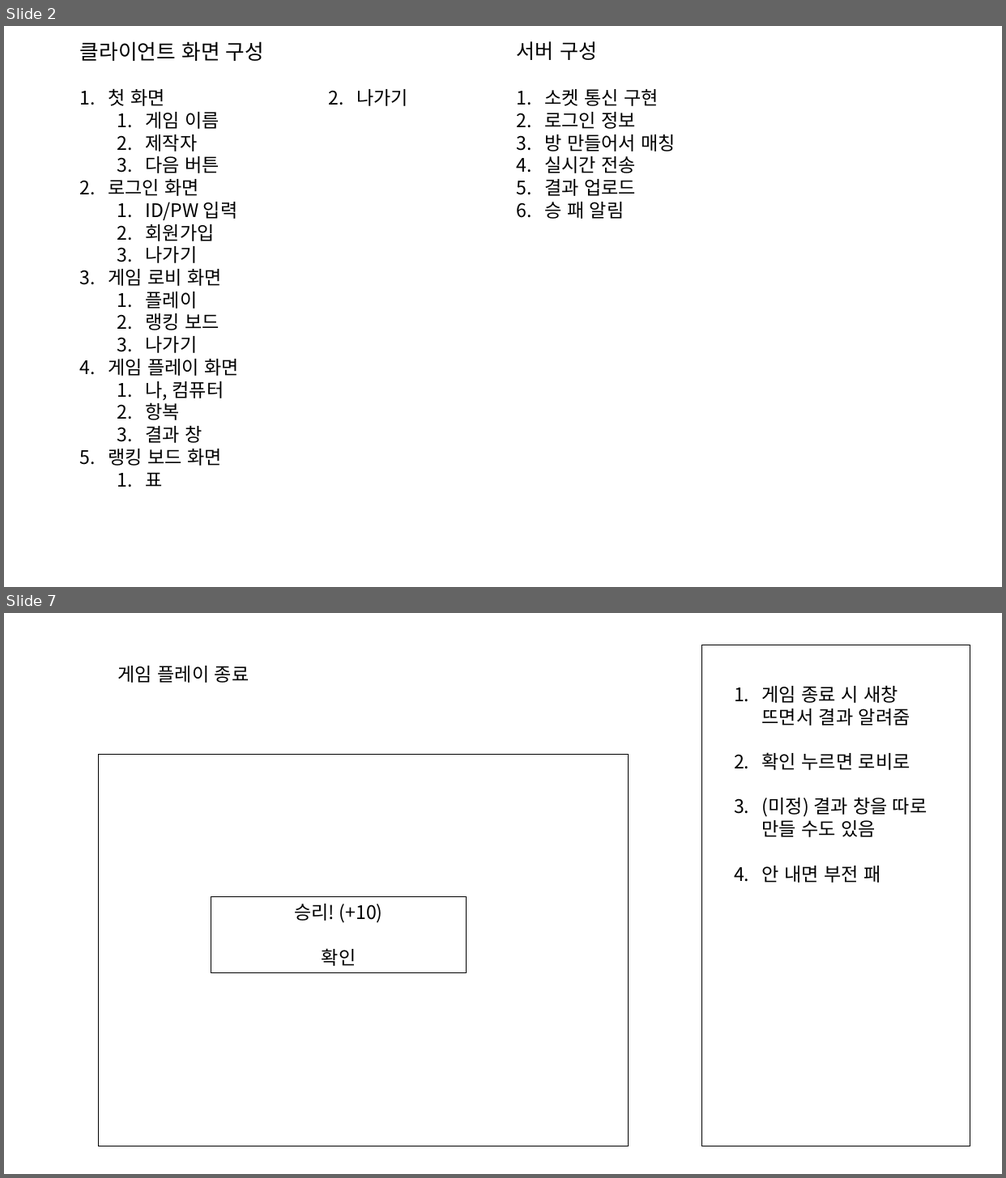
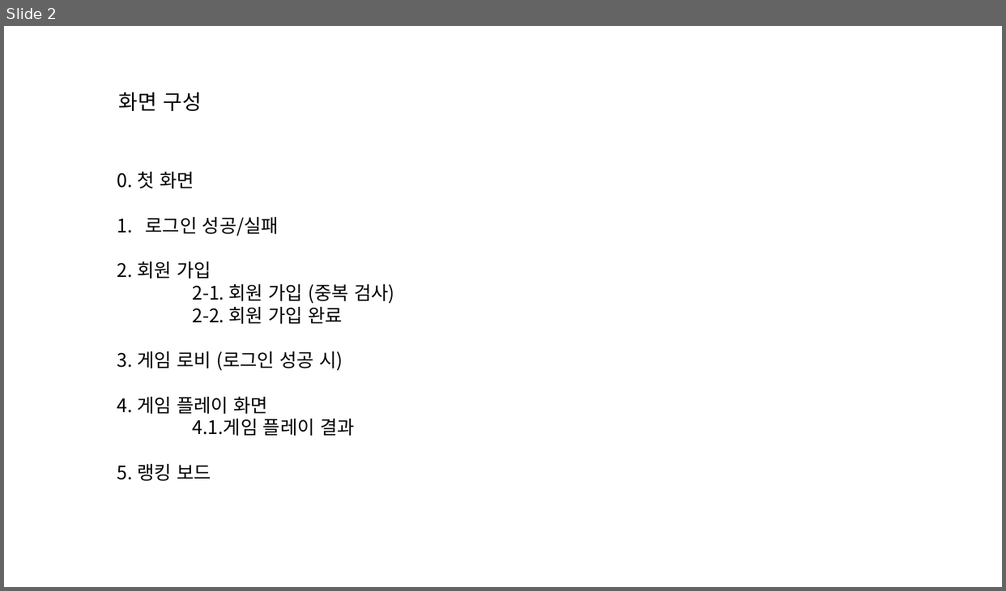
Before and after one commit to Hernameis/rockSissorsPaper_Online, a slide deck: StoryBoard.pptx. Shown one above the other, each under a label of ours: slides 2 and 7 before the commit, slide 2 after it; the slides between them are not shown. The pictures are 1006x1178 and 1006x591 pixels, drawn with LibreOffice and Linux fonts; fonts in the diff are those of the drawing. Boxes give left, top, right and bottom in pixels: in the first picture for what was removed or moved away, otherwise in the second. Text is boxed around its words. In the diff, an @@ line names an element or a change of style, - is before the commit and + after.

```diff
--- a/StoryBoard.pptx
+++ b/StoryBoard.pptx
@@ slide 7 removed at (x1=4, y1=613, x2=1002, y2=1174), background #FFFFFF @@
@@ rectangle removed at (x1=702, y1=645, x2=970, y2=1146) @@
@@ text removed at (x1=118, y1=666, x2=249, y2=683) @@
-게임 플레이 종료
@@ text removed at (x1=762, y1=685, x2=927, y2=883) @@
-1. 게임 종료 시 새창 뜨면서 결과 알려줌
-2. 확인 누르면 로비로
-3. (미정) 결과 창을 따로 만들 수도 있음
-4. 안 내면 부전 패
@@ rectangle removed at (x1=98, y1=755, x2=629, y2=1146) @@
@@ rectangle removed at (x1=211, y1=897, x2=466, y2=973) @@
-승리! (+10)
-확인
@@ slide 2 changed as well @@
@@ text removed at (x1=517, y1=41, x2=597, y2=60) @@
-서버 구성
@@ title at (x1=119, y1=92, x2=201, y2=111): text changed @@
-클라이언트 화면 구성
+화면 구성
@@ text removed at (x1=544, y1=89, x2=676, y2=219) @@
-1. 소켓 통신 구현
-2. 로그인 정보
-3. 방 만들어서 매칭
-4. 실시간 전송
-5. 결과 업로드
-6. 승 패 알림
@@ text "0. 첫 화면" at (x1=117, y1=171, x2=394, y2=481): columns 2 to 1 @@
@@ text at (x1=117, y1=171, x2=394, y2=481): text changed @@
-1. 첫 화면
-  1. 게임 이름
-  2. 제작자
-  3. 다음 버튼
-2. 로그인 화면
-  1. ID/PW 입력
-  2. 회원가입
-  3. 나가기
-3. 게임 로비 화면
-  1. 플레이
-  2. 랭킹 보드
-  3. 나가기
-4. 게임 플레이 화면
-  1. 나, 컴퓨터
-  2. 항복
-  3. 결과 창
-5. 랭킹 보드 화면
-  1. 표
-  2. 나가기
+  0. 첫 화면
+  1. 로그인 성공/실패
+  2. 회원 가입
+  2-1. 회원 가입 (중복 검사)
+  2-2. 회원 가입 완료
+  3. 게임 로비 (로그인 성공 시)
+  4. 게임 플레이 화면
+  4.1.게임 플레이 결과
+  5. 랭킹 보드
```
Also in this commit, not shown: 5 other slides changed, 5 slides added, 7 other slides removed, 20 other files.
